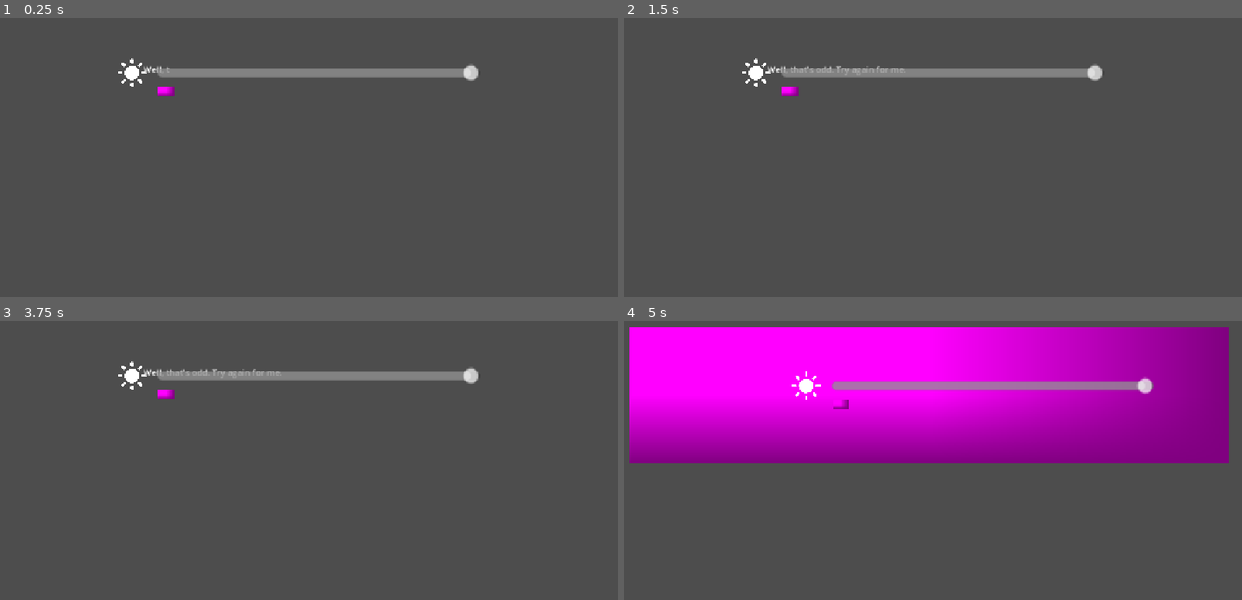
Above: before the commit, frames 1-4 (two rows, left to right).
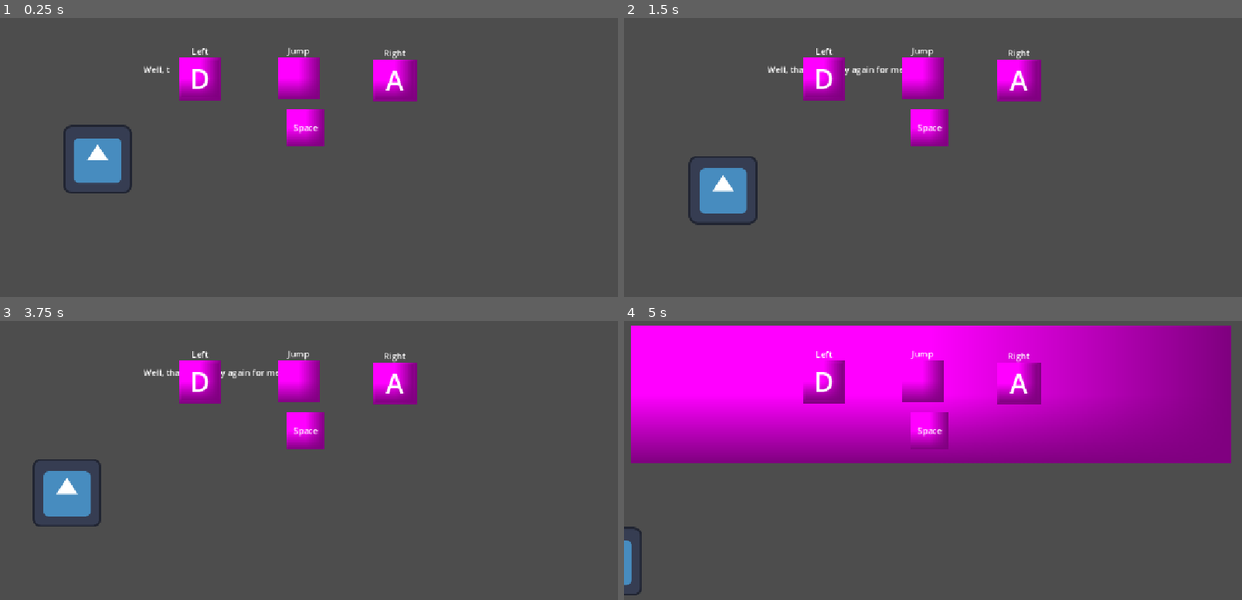
Above: after the commit, the same moments.

Repository: BiggestChe/Brackeys_Game_Jam
Game: Godot game, scene res://Rooms/room_1.tscn
Same seed, same stepped clock (60 frames per second), same inputs: the game is played once before the commit and once after it. This scene is started directly instead of the project's main scene. The engine's default icon, where the game draws it, is replaced by a stand-in: a white triangle on a blue panel in a dark square.
Inputs (mouse positions are in pixels of both pictures, inside the frame that each line leads up to):
- Up to frame 1 (0.25 s): no input
- Up to frame 2 (1.5 s): move the mouse to (1068, 171) at 0.52 s; tap Space (jump, bound only before the commit) at 0.6, 0.77, 1.07 s; click (1068, 171) at 0.67 s; drag from (809, 204) to (902, 257) at 1.27 s
- Up to frame 3 (3.75 s): tap Enter at 2, 3.5 s; move the mouse to (370, 415) at 2.02 s; tap Space (jump, bound only before the commit) at 2.1, 2.75, 3.6 s; drag from (278, 560) to (123, 440) at 2.77 s; move the mouse to (494, 544) at 3.52 s; hold D (move_left, bound only after the commit) from 3.53 s (still down)
- Up to frame 4 (5 s): tap Space (jump, bound only before the commit) at 3.77, 4.07 s; tap Escape (settings) at 4.15 s; release D (move_left, bound only after the commit) at 4.25 s; drag from (790, 393) to (840, 404) at 4.27 s

The runs differ from the first frame. In frame 1, 6.9% of the frame differs, in the area x 10-78%, y 10-63%; in frame 2, 7.0%, in the area x 10-78%, y 10-75%; in frame 3, 6.9%; in frame 4, 5.5%.
Error in both runs: Invalid assignment of property or key 'stream' with value of type 'AudioStreamOggVorbis' on a base object of type 'Nil'. (res://Mechanics/narrator_manager.gd:2…

Commit message:
Finished room 1 puzzle

Diff:
--- a/Mechanics/brightnesslider.tscn
+++ b/Mechanics/brightnesslider.tscn
@@ -29,7 +29,6 @@
 position = Vector2(594, 108)
 collision_layer = 5
 collision_mask = 5
-mass = 1000.0
 gravity_scale = 0.0
 lock_rotation = true
 linear_damp = 1.0
--- /dev/null
+++ b/Mechanics/player_input_button.gd
@@ -0,0 +1,10 @@
+extends Node2D
+
+@onready var label: Label = $DraggablePhysicsBody2D/Label
+@export var key: String = "null"
+
+# Called when the node enters the scene tree for the first time.
+func _ready() -> void:
+	label.text = key
+	if (key.length() > 1):
+		label.add_theme_font_size_override("font_size", 16)
--- /dev/null
+++ b/Mechanics/player_input_button.tscn
@@ -0,0 +1,40 @@
+[gd_scene format=3 uid="uid://khd73o215b4d"]
+
+[ext_resource type="Script" uid="uid://bn3bxmvi4pkgl" path="res://Mechanics/draggable.gd" id="1_t6kje"]
+[ext_resource type="Script" uid="uid://ccrb24tjagqrr" path="res://Mechanics/player_input_button.gd" id="1_ujimj"]
+
+[sub_resource type="PlaceholderTexture2D" id="PlaceholderTexture2D_ujimj"]
+
+[sub_resource type="RectangleShape2D" id="RectangleShape2D_p4ttq"]
+size = Vector2(70, 70)
+
+[node name="PlayerInputButton" type="Node2D" unique_id=544133410 groups=["PlayerInputButton"]]
+script = ExtResource("1_ujimj")
+
+[node name="DraggablePhysicsBody2D" type="RigidBody2D" parent="." unique_id=1058375048 groups=["PlayerInputButton"]]
+collision_layer = 4
+collision_mask = 4
+gravity_scale = 0.0
+lock_rotation = true
+linear_damp = 1.0
+script = ExtResource("1_t6kje")
+max_throw_speed = 0.0
+drag_smoothness = 100.0
+metadata/_custom_type_script = "uid://bn3bxmvi4pkgl"
+
+[node name="Sprite2D" type="Sprite2D" parent="DraggablePhysicsBody2D" unique_id=1218924279]
+scale = Vector2(70, 70)
+texture = SubResource("PlaceholderTexture2D_ujimj")
+
+[node name="CollisionShape2D" type="CollisionShape2D" parent="DraggablePhysicsBody2D" unique_id=809382679]
+shape = SubResource("RectangleShape2D_p4ttq")
+
+[node name="Label" type="Label" parent="DraggablePhysicsBody2D" unique_id=907302893]
+offset_left = -40.0
+offset_top = -40.0
+offset_right = 40.0
+offset_bottom = 40.0
+theme_override_font_sizes/font_size = 50
+text = "?"
+horizontal_alignment = 1
+vertical_alignment = 1
--- /dev/null
+++ b/Mechanics/player_input_slot.gd
@@ -0,0 +1,39 @@
+extends Node2D
+
+var keys = {
+	"a": KEY_A,
+	"d": KEY_D,
+	"space": KEY_SPACE
+}
+var actions = {
+	"jump": "jump",
+	"left": "move_left",
+	"right": "move_right"
+}
+
+@export var action: String = "null"
+@onready var label: Label = $Area2D/Label
+
+func _ready() -> void:
+	label.text = action
+
+func _on_area_2d_body_entered(body: Node2D) -> void:
+	if body.is_in_group("PlayerInputButton"):
+		body.global_position = self.global_position
+		set_action(body.get_parent().key)
+
+func _on_area_2d_body_exited(body: Node2D) -> void:
+	if body.is_in_group("PlayerInputButton"):
+		remove_action(body.get_parent().key)
+
+func set_action(input: String) -> void:
+	var key = keys[input.to_lower()]
+	var event = InputEventKey.new()
+	event.physical_keycode = key
+	InputMap.action_add_event(actions[action.to_lower()], event)
+
+func remove_action(input: String) -> void:
+	var key = keys[input.to_lower()]
+	var event = InputEventKey.new()
+	event.physical_keycode = key
+	InputMap.action_erase_event(actions[action.to_lower()], event)
--- /dev/null
+++ b/Mechanics/player_input_slot.tscn
@@ -0,0 +1,34 @@
+[gd_scene format=3 uid="uid://dunkbg4edhsd4"]
+
+[ext_resource type="Script" uid="uid://bvt8hl3w8784j" path="res://Mechanics/player_input_slot.gd" id="1_dhelk"]
+
+[sub_resource type="PlaceholderTexture2D" id="PlaceholderTexture2D_p4ttq"]
+
+[sub_resource type="RectangleShape2D" id="RectangleShape2D_p4ttq"]
+size = Vector2(80, 80)
+
+[node name="PlayerInputSlot" type="Node2D" unique_id=1436715565]
+script = ExtResource("1_dhelk")
+
+[node name="Area2D" type="Area2D" parent="." unique_id=1319654434]
+collision_layer = 4
+collision_mask = 4
+
+[node name="Sprite2D" type="Sprite2D" parent="Area2D" unique_id=1288041896]
+scale = Vector2(80, 80)
+texture = SubResource("PlaceholderTexture2D_p4ttq")
+
+[node name="CollisionShape2D" type="CollisionShape2D" parent="Area2D" unique_id=1539534873]
+shape = SubResource("RectangleShape2D_p4ttq")
+
+[node name="Label" type="Label" parent="Area2D" unique_id=1753536810]
+offset_left = -45.0
+offset_top = -64.0
+offset_right = 45.0
+offset_bottom = -38.0
+text = "null"
+horizontal_alignment = 1
+vertical_alignment = 1
+
+[connection signal="body_entered" from="Area2D" to="." method="_on_area_2d_body_entered"]
+[connection signal="body_exited" from="Area2D" to="." method="_on_area_2d_body_exited"]
--- a/Player/settings.gd
+++ b/Player/settings.gd
@@ -28,3 +28,6 @@
 
 func _on_body_exited(body: Node2D) -> void:
 	settings_list.erase(body)
+
+func _on_area_entered(area: Area2D) -> void:
+	settings_list.append(area)
--- a/Player/settings.tscn
+++ b/Player/settings.tscn
@@ -1,7 +1,6 @@
 [gd_scene format=3 uid="uid://dygyspd4qhxgj"]
 
 [ext_resource type="Script" uid="uid://dojy7a2j5ejk5" path="res://Player/settings.gd" id="1_56qbe"]
-[ext_resource type="PackedScene" uid="uid://dfnw7nepue6ek" path="res://Mechanics/brightnesslider.tscn" id="2_56qbe"]
 
 [sub_resource type="PlaceholderTexture2D" id="PlaceholderTexture2D_mjnia"]
 
@@ -22,7 +21,6 @@
 position = Vector2(569.25, 144.25)
 shape = SubResource("RectangleShape2D_p4ttq")
 
-[node name="Brightness Slider" parent="." unique_id=1277356107 instance=ExtResource("2_56qbe")]
-
+[connection signal="area_entered" from="." to="." method="_on_area_entered"]
 [connection signal="body_entered" from="." to="." method="_on_body_entered"]
 [connection signal="body_exited" from="." to="." method="_on_body_exited"]
--- /dev/null
+++ b/Rooms/room_1.gd
@@ -0,0 +1,13 @@
+extends Node2D
+
+
+# Called when the node enters the scene tree for the first time.
+func _ready() -> void:
+	erase_input("jump", KEY_SPACE)
+	erase_input("move_left", KEY_A)
+	erase_input("move_right", KEY_D)
+
+func erase_input(action: String, key: Key) -> void:
+	var event = InputEventKey.new()
+	event.physical_keycode = key
+	InputMap.action_erase_event(action, event)
--- a/Rooms/room_1.tscn
+++ b/Rooms/room_1.tscn
@@ -1,3 +1,40 @@
 [gd_scene format=3 uid="uid://cagshymbqpbw2"]
 
-[node name="Node2D" type="Node2D" unique_id=465036065]
+[ext_resource type="PackedScene" uid="uid://b5t0jpmy7uekb" path="res://Player/player.tscn" id="1_foo3d"]
+[ext_resource type="Script" uid="uid://g0tecmmksv36" path="res://Rooms/room_1.gd" id="1_le2oi"]
+[ext_resource type="PackedScene" uid="uid://dygyspd4qhxgj" path="res://Player/settings.tscn" id="1_tn0c6"]
+[ext_resource type="PackedScene" uid="uid://dunkbg4edhsd4" path="res://Mechanics/player_input_slot.tscn" id="2_o1ta2"]
+[ext_resource type="PackedScene" uid="uid://khd73o215b4d" path="res://Mechanics/player_input_button.tscn" id="3_tn0c6"]
+
+[node name="Room1" type="Node2D" unique_id=465036065]
+script = ExtResource("1_le2oi")
+
+[node name="Settings Menu" parent="." unique_id=1937140763 instance=ExtResource("1_tn0c6")]
+position = Vector2(3, -1)
+
+[node name="Player" parent="." unique_id=278496576 instance=ExtResource("1_foo3d")]
+position = Vector2(4, 112)
+
+[node name="Jump Slot" parent="." unique_id=1436715565 instance=ExtResource("2_o1ta2")]
+position = Vector2(557, 118)
+action = "Jump"
+
+[node name="Left Slot" parent="." unique_id=1496027582 instance=ExtResource("2_o1ta2")]
+position = Vector2(373, 119)
+action = "Left"
+
+[node name="Right Slot" parent="." unique_id=1504471385 instance=ExtResource("2_o1ta2")]
+position = Vector2(736, 122)
+action = "Right"
+
+[node name="Space Button" parent="." unique_id=972805943 instance=ExtResource("3_tn0c6")]
+position = Vector2(570, 210)
+key = "Space"
+
+[node name="A Button" parent="." unique_id=544133410 instance=ExtResource("3_tn0c6")]
+position = Vector2(735, 122)
+key = "A"
+
+[node name="D Button" parent="." unique_id=379369237 instance=ExtResource("3_tn0c6")]
+position = Vector2(371, 118)
+key = "D"
--- a/project.godot
+++ b/project.godot
@@ -18,25 +18,26 @@
 [autoload]
 
 DialogueSystem="*uid://cxtd0l7apatw0"
-Settings="*uid://dygyspd4qhxgj"
 
 [display]
 
 window/stretch/mode="canvas_items"
 window/stretch/aspect="expand"
 
+[global_group]
+
+PlayerInputButton=""
+
 [input]
 
 move_left={
 "deadzone": 0.2,
 "events": [Object(InputEventKey,"resource_local_to_scene":false,"resource_name":"","device":-1,"window_id":0,"alt_press …(191 unchanged characters)…
-, Object(InputEventKey,"resource_local_to_scene":false,"resource_name":"","device":-1,"window_id":0,"alt_pressed":false,"shift_pressed":false,"ctrl_pressed":false,"meta_pressed":false,"pressed":false,"keycode":0,"physical_keycode":4194319,"key_label":0,"unicode":0,"location":0,"echo":false,"script":null)
 ]
 }
 move_right={
 "deadzone": 0.2,
 "events": [Object(InputEventKey,"resource_local_to_scene":false,"resource_name":"","device":-1,"window_id":0,"alt_press …(192 unchanged characters)…
-, Object(InputEventKey,"resource_local_to_scene":false,"resource_name":"","device":-1,"window_id":0,"alt_pressed":false,"shift_pressed":false,"ctrl_pressed":false,"meta_pressed":false,"pressed":false,"keycode":0,"physical_keycode":4194321,"key_label":0,"unicode":0,"location":0,"echo":false,"script":null)
 ]
 }
 jump={
Not shown, added: Mechanics/player_input_button.gd.uid
Not shown, added: Mechanics/player_input_slot.gd.uid
Not shown, added: Rooms/room_1.gd.uid
